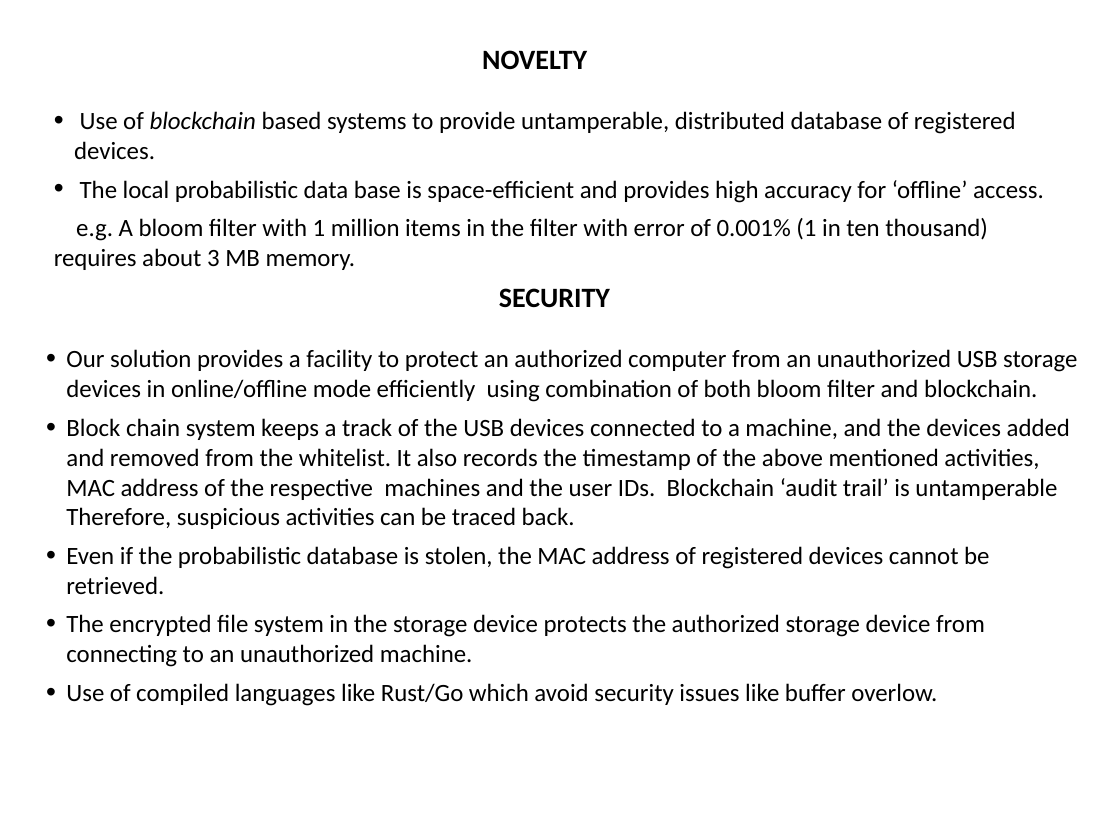
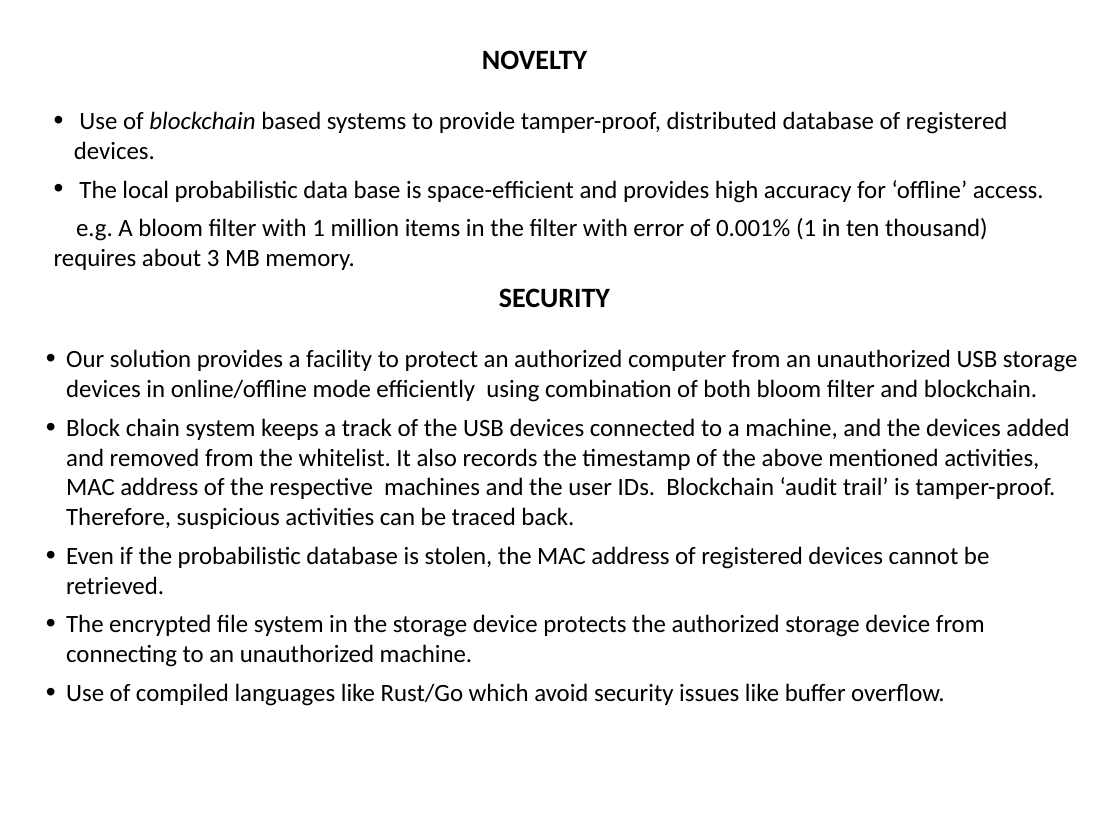
Before and after one commit to Dashree/sih2018, a slide deck: slide 4 of Gov_templates/USB_whitelist.pptx. Drawn at 1120x840 pixels with LibreOffice and Linux fonts; fonts in the diff are those of the drawing. Boxes give left, top, right and bottom in pixels: in the first picture for what was removed or moved away, otherwise in the second. Text is boxed around its words. In the diff, an @@ line names an element or a change of style, - is before the commit and + after.

```diff
--- a/Gov_templates/USB_whitelist.pptx
+++ b/Gov_templates/USB_whitelist.pptx
@@ text at bbox=[74, 111, 1008, 160]: text changed @@
-• Use of blockchain based systems to provide untamperable, distributed database of registered devices.
+• Use of blockchain based systems to provide tamper-proof, distributed database of registered devices.
@@ text at bbox=[66, 418, 1069, 529]: text changed @@
-• Block chain system keeps a track of the USB devices connected to a machine, and the devices added and removed from the whitelist. It also records the timestamp of the above mentioned activities, MAC address of the respective machines and the user IDs. Blockchain ‘audit trail’ is untamperable Therefore, suspicious activities can be traced back.
+• Block chain system keeps a track of the USB devices connected to a machine, and the devices added and removed from the whitelist. It also records the timestamp of the above mentioned activities, MAC address of the respective machines and the user IDs. Blockchain ‘audit trail’ is tamper-proof. Therefore, suspicious activities can be traced back.
@@ text at bbox=[66, 683, 944, 706]: text changed @@
-• Use of compiled languages like Rust/Go which avoid security issues like buffer overlow.
+• Use of compiled languages like Rust/Go which avoid security issues like buffer overflow.
```
Also in this commit, not shown: 3 other slides changed.
